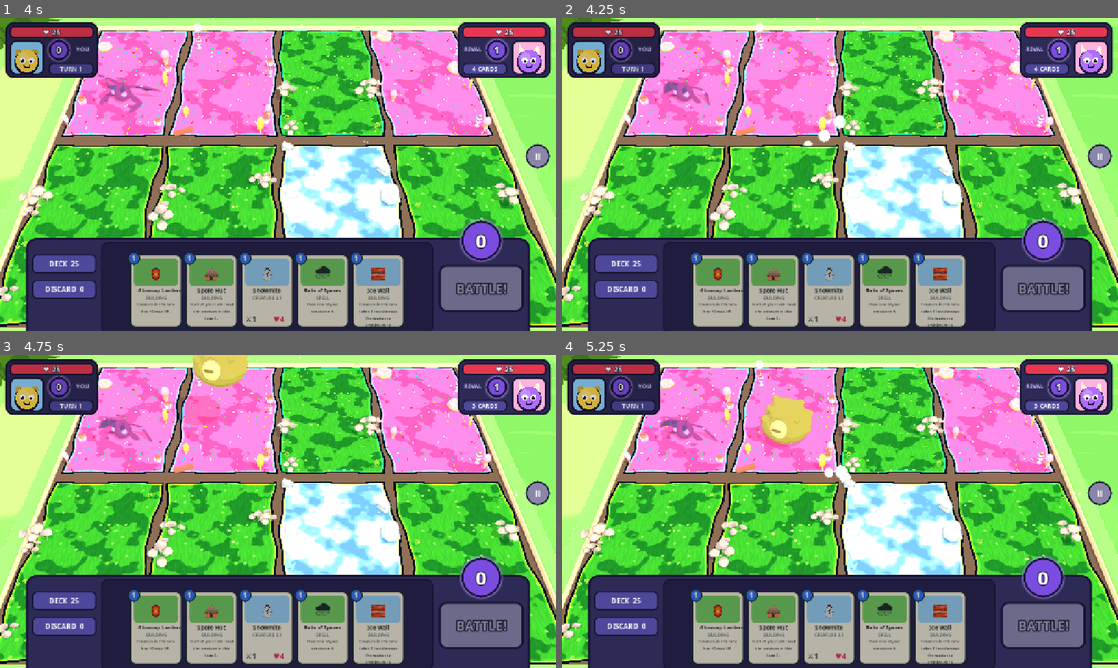
Above: before the commit, frames 1-4 (two rows, left to right).
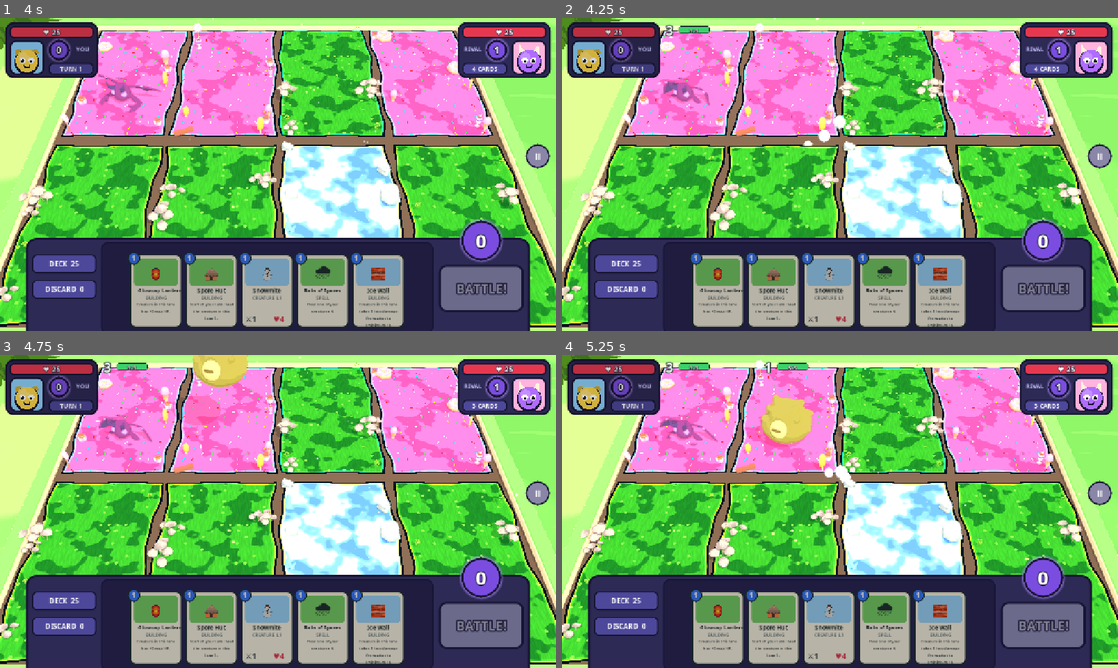
Above: after the commit, the same moments.

Repository: muriarty1893/cardwards
Game: Godot game, scene res://menus/main_menu.tscn
Two runs of this game, one before a commit and one after it. Both use one fixed random seed, a clock stepped at 60 frames per second and the inputs below.
Inputs (mouse positions are in pixels of both pictures, inside the frame that each line leads up to):
- Up to frame 1 (4 s): click "Easy" at 0.5 s; click "Easy" at 1.25 s; click "PLAY" at 2 s; drag from (155, 290) to (333, 105) at 2.77 s; drag from (155, 290) to (250, 237) at 3.52 s
- Up to frame 2 (4.25 s): no input
- Up to frame 3 (4.75 s): move the mouse to (155, 627) at 4.27 s; click (155, 627) at 4.42 s
- Up to frame 4 (5.25 s): drag from (773, 627) to (673, 464) at 5.02 s

Frame 1 is identical in both runs. In frame 2, 0.2% of the frame differs, in the area x 18-27%, y 2-6%; in frame 3, 0.2%; in frame 4, 0.4%, in the area x 18-45%, y 2-6%.

Commit message:
feat: on-board stat bars, boop buttons and hover card
Co-Authored-By: Claude Opus 5.5 <noreply@anthropic.com>
Claude-Session: https://claude.ai/code/session_01KWhDzHoaJZoxty1TDdYE3R

Diff:
--- a/tests/fixtures.gd
+++ b/tests/fixtures.gd
@@ -50,3 +50,26 @@
 static func fill_deck(s: GameState, p: int, id: StringName, n: int) -> void:
 	for i: int in n:
 		s.players[p].deck.append(CardDB.card(id))
+
+
+## Loads the real match scene (blaze_rush vs deep_freeze, seed 1) at high playback speed and
+## waits for the human's turn. Returns null if the human turn is never reached.
+static func load_match() -> MatchController:
+	var tree := Engine.get_main_loop() as SceneTree
+	var session: Node = tree.root.get_node("Session")
+	session.set("player_deck", &"blaze_rush")
+	session.set("ai_deck", &"deep_freeze")
+	session.set("seed", 1)
+	var m := (load("res://view/match.tscn") as PackedScene).instantiate() as MatchController
+	tree.root.add_child(m)
+	await tree.process_frame
+	m.player.speed = 8.0
+	m.pace = 8.0
+	# Wait out the opening (and the AI's first turn if it won the coin flip).
+	var waited: int = 0
+	while (m.busy or m.state.active != MatchController.HUMAN) and waited < 3000:
+		await tree.process_frame
+		waited += 1
+	if m.busy or m.state.active != MatchController.HUMAN:
+		return null
+	return m
--- a/tests/test_board_fit.gd
+++ b/tests/test_board_fit.gd
@@ -44,3 +44,21 @@
 		assert_true(not Board.INNER_CLEAR.has_point(Vector2(v.x, v.z)), "prop %s outside board" % v)
 	(r[0] as Node).free()
 	return true
+
+
+func test_bars_fit_view() -> bool:
+	for size: Vector2i in SIZES:
+		var r: Array = await _rig(size)
+		var cam: Camera3D = (r[1] as CameraRig).camera
+		var board: Board = r[2]
+		var screen := Rect2(0, 0, size.x, size.y)
+		var corner_l := Rect2(Vector2(12, 10), Hud.CORNER)
+		var corner_r := Rect2(Vector2(size.x - 12 - Hud.CORNER.x, 10), Hud.CORNER)
+		for p: int in 2:
+			for l: int in 4:
+				var bar: Rect2 = UnitOverlay.bar_rect_at(cam, board.anchor(p, l) + Vector3(0, 1.85, 0), [corner_l, corner_r])
+				assert_true(screen.encloses(bar), "bar p%d l%d on screen at %s (%s)" % [p, l, size, bar])
+				assert_true(not bar.intersects(corner_l) and not bar.intersects(corner_r), "bar p%d l%d clear of corners at %s" % [p, l, size])
+				assert_true(bar.end.y <= size.y - Hud.TRAY_H, "bar p%d l%d above tray at %s" % [p, l, size])
+		(r[0] as Node).free()
+	return true
--- a/tests/test_input_flow.gd
+++ b/tests/test_input_flow.gd
@@ -3,22 +3,8 @@
 
 
 func _load_match() -> MatchController:
-	var tree := Engine.get_main_loop() as SceneTree
-	var session: Node = tree.root.get_node("Session")
-	session.set("player_deck", &"blaze_rush")
-	session.set("ai_deck", &"deep_freeze")
-	session.set("seed", 1)
-	var m := (load("res://view/match.tscn") as PackedScene).instantiate() as MatchController
-	tree.root.add_child(m)
-	await tree.process_frame
-	m.player.speed = 8.0
-	m.pace = 8.0
-	# Wait out the opening (and the AI's first turn if it won the coin flip).
-	var waited: int = 0
-	while (m.busy or m.state.active != MatchController.HUMAN) and waited < 3000:
-		await tree.process_frame
-		waited += 1
-	assert_true(not m.busy and m.state.active == MatchController.HUMAN, "human's turn reached")
+	var m: MatchController = await Fx.load_match()
+	assert_true(m != null, "human's turn reached")
 	return m
 
 
--- /dev/null
+++ b/tests/test_overlay.gd
@@ -0,0 +1,69 @@
+extends TestCase
+## Stat bars, boop buttons and hover lookups follow the game state and the pieces.
+
+
+func test_stats_match_state() -> bool:
+	var m: MatchController = await Fx.load_match()
+	assert_true(m != null, "match loaded")
+	Fx.put_creature(m.state, 0, 1, &"magmaw", 2)
+	Fx.put_creature(m.state, 1, 2, &"mossback", 0)
+	Fx.put_building(m.state, 0, 1, &"kiln_tower")
+	m.sync_all()
+	await (Engine.get_main_loop() as SceneTree).process_frame
+	var e: Dictionary = m.overlay.entry(0, 1)
+	assert_eq(e["atk"], Rules.effective_attack(m.state, 0, 1), "atk with kiln")
+	assert_eq(e["hp"], 2, "hp left 4-2")
+	assert_eq(e["max"], 4, "max hp")
+	assert_eq(e["bar_color"], Color("#ffcf3a"), "50% is yellow")
+	assert_true(not m.overlay.entry(0, 0)["visible"], "empty lane hidden")
+	m.queue_free()
+	return true
+
+func test_boop_button_matches_rules() -> bool:
+	var m: MatchController = await Fx.load_match()
+	Fx.put_creature(m.state, 0, 0, &"gumdrop")    # on_boop
+	Fx.put_creature(m.state, 0, 1, &"cinderpup")  # no boop
+	m.sync_all(); m.refresh_ui()
+	await (Engine.get_main_loop() as SceneTree).process_frame
+	assert_true(m.overlay.boop_button(0).visible and not m.overlay.boop_button(0).disabled, "gumdrop boop ready")
+	assert_true(not m.overlay.boop_button(1).visible, "no button without boop")
+	m.overlay.boop_button(0).pressed.emit()
+	await (Engine.get_main_loop() as SceneTree).create_timer(1.0).timeout
+	assert_true(m.state.players[0].lanes[0].creature.acted, "boop resolved via button")
+	m.queue_free()
+	return true
+
+func test_boop_buttons_disabled_while_busy() -> bool:
+	var m: MatchController = await Fx.load_match()
+	Fx.put_creature(m.state, 0, 0, &"gumdrop")
+	m.sync_all()
+	m.busy = true
+	m.refresh_ui()
+	await (Engine.get_main_loop() as SceneTree).process_frame
+	assert_true(m.overlay.boop_button(0).disabled, "disabled while busy")
+	m.queue_free()
+	return true
+
+func test_overlay_follows_swap() -> bool:
+	var m: MatchController = await Fx.load_match()
+	Fx.put_creature(m.state, 0, 0, &"gumdrop")
+	Fx.put_creature(m.state, 0, 3, &"magmaw")
+	m.sync_all()
+	var i: int = Fx.give(m.state, 0, &"swap_trick")
+	m.state.players[0].magic = 5
+	await m.perform(Action.play(0, i, -1, [{"player": 0, "lane": 0}, {"player": 0, "lane": 3}]))
+	await (Engine.get_main_loop() as SceneTree).process_frame
+	assert_eq(m.overlay.entry(0, 0)["atk"], Rules.effective_attack(m.state, 0, 0), "lane 0 shows magmaw now")
+	assert_true(m.overlay.boop_button(3).visible, "gumdrop's button moved to lane 3")
+	m.queue_free()
+	return true
+
+func test_piece_at_finds_creature() -> bool:
+	var m: MatchController = await Fx.load_match()
+	Fx.put_creature(m.state, 1, 2, &"mossback")
+	m.sync_all()
+	var at: Vector2 = m.rig.camera.unproject_position(m.board.anchor(1, 2) + Vector3(0, 0.5, 0))
+	var hit: Dictionary = m.overlay.piece_at(at)
+	assert_eq(hit.get("lane", -1), 2, "lane"); assert_eq(hit.get("player", -1), 1, "player")
+	m.queue_free()
+	return true
--- a/view/input_controller.gd
+++ b/view/input_controller.gd
@@ -133,18 +133,36 @@
 			_send()
 		return
 	if mode == Mode.IDLE and t["player"] == _human():
-		var cr: GameState.CreatureState = _state().players[_human()].lanes[t["lane"]].creature
-		if cr == null:
-			return
-		if cr.card.trigger != &"on_boop":
-			match_ctl.toast.show_message("%s has no boop ability" % cr.card.display_name)
-			return
-		var err: String = Rules.validate(_state(), Action.boop(_human(), t["lane"], []))
-		if err != "" and err != "Invalid target":
-			match_ctl.toast.show_message(err)
-			return
-		_card = cr.card
-		_begin_card_targets(-1, t["lane"], true)
+		request_boop(t["lane"])
+
+
+## True when the human's creature in `lane` can boop right now (targets may still be needed).
+func can_boop(lane: int) -> bool:
+	if not enabled or mode != Mode.IDLE:
+		return false
+	var cr: GameState.CreatureState = _state().players[_human()].lanes[lane].creature
+	if cr == null or cr.card.trigger != &"on_boop":
+		return false
+	var err: String = Rules.validate(_state(), Action.boop(_human(), lane, []))
+	return err == "" or err == "Invalid target"
+
+
+## Boop the human's creature in `lane` (from a creature click or its BOOP button).
+func request_boop(lane: int) -> void:
+	if not enabled:
+		return
+	var cr: GameState.CreatureState = _state().players[_human()].lanes[lane].creature
+	if cr == null:
+		return
+	if cr.card.trigger != &"on_boop":
+		match_ctl.toast.show_message("%s has no boop ability" % cr.card.display_name)
+		return
+	var err: String = Rules.validate(_state(), Action.boop(_human(), lane, []))
+	if err != "" and err != "Invalid target":
+		match_ctl.toast.show_message(err)
+		return
+	_card = cr.card
+	_begin_card_targets(-1, lane, true)
 
 
 func cancel() -> void:
--- a/view/match.gd
+++ b/view/match.gd
@@ -16,6 +16,7 @@
 var player: EventPlayer
 var timing_bar: TimingBar
 var results: Results
+var overlay: UnitOverlay
 var ai: AIPlayer
 var difficulty: AIPlayer.Difficulty = AIPlayer.Difficulty.MEDIUM
 const AI_PAUSE := 0.6
@@ -86,7 +87,15 @@
 
 
 func _build_ui() -> void:
+	# Stat bars and BOOP buttons sit under the HUD layer.
+	var over_layer := CanvasLayer.new()
+	over_layer.layer = 1
+	add_child(over_layer)
+	overlay = UnitOverlay.new()
+	over_layer.add_child(overlay)
+	overlay.set_anchors_and_offsets_preset(Control.PRESET_FULL_RECT)
 	var layer := CanvasLayer.new()
+	layer.layer = 2
 	add_child(layer)
 	var root := Control.new()
 	root.mouse_filter = Control.MOUSE_FILTER_IGNORE
@@ -120,6 +129,7 @@
 	player.m = self
 	add_child(player)
 	input.action_requested.connect(_on_action_requested)
+	overlay.setup(self)
 	hud.end_turn_pressed.connect(_on_end_turn_pressed)
 	hud.menu_requested.connect(func() -> void: get_tree().change_scene_to_file("res://menus/main_menu.tscn"))
 
@@ -145,6 +155,7 @@
 	input.enabled = can_act
 	hand.enabled = can_act
 	hud.set_input_enabled(can_act or paused)
+	overlay.refresh(state)
 
 
 ## Validate, apply, and play the resulting events with input locked.
@@ -278,3 +289,4 @@
 			var cr: GameState.CreatureState = state.players[p].lanes[l].creature
 			if v and cr:
 				v.set_frozen(cr.is_frozen())
+	overlay.refresh(state)
--- a/view/ui/hud.gd
+++ b/view/ui/hud.gd
@@ -83,6 +83,11 @@
 	for i: int in 6:
 		tw.tween_property(p, "position", base + Vector2(randf_range(-6, 6), randf_range(-3, 3)), 0.04)
 	tw.tween_property(p, "position", base, 0.05)
+
+
+## Screen rects of the two hero corner panels (stat bars keep out of them).
+func corner_rects() -> Array[Rect2]:
+	return [_you.get_global_rect(), _rival.get_global_rect()]
 
 
 func hero_screen_pos(human_side: bool) -> Vector2:
--- /dev/null
+++ b/view/ui/unit_overlay.gd
@@ -0,0 +1,303 @@
+class_name UnitOverlay
+extends Control
+## Screen-space info that follows the pieces on the board: an attack number and a health bar
+## above each creature, a badge on each building, a BOOP button on each of the human's lanes
+## and an enlarged card when the mouse hovers a piece. Values come from the game state.
+
+const BAR_SIZE := Vector2(110, 40)
+const GREEN := Color("#3ad16a")
+const YELLOW := Color("#ffcf3a")
+const RED := Color("#e5384f")
+const BOOP_SIZE := Vector2(96, 34)
+const BOOP_READY := Color("#ffcf3a")
+const BOOP_OFF := Color("#8a86a8")
+const DRAIN := 0.3
+const HOVER_SCALE := 1.6
+## Building badge glyph by ability (icons replace these in Task 9).
+const BADGE: Dictionary = {
+	&"heal_lane_creature_1": "✚", &"lane_max_hp_3": "♥", &"lane_atk_2": "⚔", &"dmg_enemy_hero_1": "☁",
+	&"lane_atk_1_hp_1": "⚔", &"gain_magic_1": "◆", &"lane_damage_minus_1": "⛨", &"opposing_atk_minus_1": "▼",
+}
+
+var _m: MatchController
+var _entries: Array[Array] = []
+var _bars: Array[Array] = []
+var _badges: Array[Array] = []
+var _boops: Array[Button] = []
+var _hover: CardWidget
+var _hover_key: String = ""
+
+
+func _init() -> void:
+	mouse_filter = Control.MOUSE_FILTER_IGNORE
+	for p: int in 2:
+		_entries.append([{}, {}, {}, {}])
+		_bars.append([])
+		_badges.append([])
+
+
+func setup(m: MatchController) -> void:
+	_m = m
+	for p: int in 2:
+		for l: int in 4:
+			var bar := _make_bar()
+			add_child(bar)
+			_bars[p].append(bar)
+			var badge := _make_badge()
+			add_child(badge)
+			_badges[p].append(badge)
+	for l: int in 4:
+		var b := Button.new()
+		b.name = "Boop%d" % l
+		b.text = "BOOP"
+		b.size = BOOP_SIZE
+		b.custom_minimum_size = BOOP_SIZE
+		b.visible = false
+		b.focus_mode = Control.FOCUS_NONE
+		b.mouse_filter = Control.MOUSE_FILTER_STOP
+		_style_boop(b)
+		b.pressed.connect(func() -> void: _m.input.request_boop(l))
+		add_child(b)
+		_boops.append(b)
+
+
+func entry(p: int, l: int) -> Dictionary:
+	var e: Dictionary = _entries[p][l]
+	if e.is_empty():
+		return {"visible": false, "atk": 0, "hp": 0, "max": 0, "bar_color": GREEN}
+	return e
+
+
+func boop_button(l: int) -> Button:
+	return _boops[l]
+
+
+static func bar_color(hp: int, max_hp: int) -> Color:
+	var r: float = float(hp) / float(maxi(max_hp, 1))
+	if r > 0.6:
+		return GREEN
+	if r >= 0.3:
+		return YELLOW
+	return RED
+
+
+## Screen rect of a stat bar for a creature whose head is at `head` (world): centred 24 px
+## above the head, kept inside the screen and pushed sideways out of any `avoid` rect
+## (the hero corners), toward the middle of the screen.
+static func bar_rect_at(cam: Camera3D, head: Vector3, avoid: Array[Rect2] = []) -> Rect2:
+	var c: Vector2 = cam.unproject_position(head) - Vector2(0, 24)
+	var r := Rect2(c - BAR_SIZE / 2.0, BAR_SIZE)
+	var vp: Vector2 = cam.get_viewport().get_visible_rect().size
+	r.position.x = clampf(r.position.x, 4.0, vp.x - BAR_SIZE.x - 4.0)
+	r.position.y = clampf(r.position.y, 4.0, vp.y - BAR_SIZE.y - 4.0)
+	for a: Rect2 in avoid:
+		if r.intersects(a):
+			if a.get_center().x < vp.x / 2.0:
+				r.position.x = a.end.x + 4.0
+			else:
+				r.position.x = a.position.x - BAR_SIZE.x - 4.0
+	return r
+
+
+func refresh(s: GameState) -> void:
+	for p: int in 2:
+		for l: int in 4:
+			var lane: GameState.LaneState = s.players[p].lanes[l]
+			var cr: GameState.CreatureState = lane.creature
+			if cr == null:
+				_entries[p][l] = {}
+			else:
+				var max_hp: int = Rules.effective_max_hp(s, p, l)
+				var hp: int = max_hp - cr.damage
+				_entries[p][l] = {"visible": true, "atk": Rules.effective_attack(s, p, l), "hp": hp, "max": max_hp, "bar_color": bar_color(hp, max_hp)}
+			_update_bar(_bars[p][l], _entries[p][l])
+			var badge: Control = _badges[p][l]
+			badge.visible = lane.building != null
+			if lane.building:
+				(badge.get_child(0) as Label).text = BADGE.get(lane.building.ability_id, "★")
+	for l: int in 4:
+		var cr: GameState.CreatureState = s.players[MatchController.HUMAN].lanes[l].creature
+		var b: Button = _boops[l]
+		b.visible = cr != null and cr.card.trigger == &"on_boop"
+		b.disabled = not (b.visible and _m.input.can_boop(l) and not _m.busy)
+		_style_boop(b)
+
+
+## The piece under a screen point: {"player", "lane", "kind"} or {}.
+func piece_at(screen: Vector2) -> Dictionary:
+	var cam: Camera3D = _m.rig.camera
+	for p: int in 2:
+		for l: int in 4:
+			var v: Variant = _m.creature_views[p][l]
+			if is_instance_valid(v) and _piece_rect(cam, (v as CreatureView).global_position, (v as CreatureView).height).has_point(screen):
+				return {"player": p, "lane": l, "kind": &"creature"}
+			var b: Variant = _m.building_views[p][l]
+			if is_instance_valid(b) and _piece_rect(cam, (b as Node3D).global_position + Vector3(0, CreatureView.BASE_Y, 0), BuildingView.HEIGHT).has_point(screen):
+				return {"player": p, "lane": l, "kind": &"building"}
+	return {}
+
+
+func _piece_rect(cam: Camera3D, origin: Vector3, h: float) -> Rect2:
+	var feet: Vector2 = cam.unproject_position(origin + Vector3(0, Island.TOP_Y - CreatureView.BASE_Y, 0))
+	var head: Vector2 = cam.unproject_position(origin + Vector3(0, Island.TOP_Y - CreatureView.BASE_Y + h, 0))
+	var tall: float = maxf(feet.y - head.y, 20.0)
+	var w: float = tall * 0.9 + 20.0
+	return Rect2(feet.x - w / 2.0, head.y, w, tall)
+
+
+func _process(_delta: float) -> void:
+	if _m == null or _m.rig == null:
+		return
+	var cam: Camera3D = _m.rig.camera
+	for p: int in 2:
+		for l: int in 4:
+			var bar: Control = _bars[p][l]
+			var v: Variant = _m.creature_views[p][l]
+			var show: bool = bool(entry(p, l)["visible"]) and is_instance_valid(v)
+			bar.visible = show
+			if show:
+				var cv := v as CreatureView
+				bar.position = bar_rect_at(cam, cv.global_position + Vector3(0, cv.height + 0.15, 0), _m.hud.corner_rects()).position
+			var badge: Control = _badges[p][l]
+			var bv: Variant = _m.building_views[p][l]
+			if badge.visible and is_instance_valid(bv):
+				badge.position = cam.unproject_position((bv as Node3D).global_position + Vector3(0, BuildingView.HEIGHT + 0.25, 0)) - badge.size / 2.0
+	for l: int in 4:
+		if _boops[l].visible:
+			_boops[l].position = cam.unproject_position(_m.board.anchor(MatchController.HUMAN, l) + Vector3(0, 0, 0.95)) - BOOP_SIZE / 2.0
+	_update_hover()
+
+
+func _update_hover() -> void:
+	var hit: Dictionary = {}
+	var blocked: bool = _m.input.mode != InputController.Mode.IDLE or _m.hud.is_paused() or _m.results.visible
+	if not blocked:
+		hit = piece_at(get_viewport().get_mouse_position())
+	var key: String = "" if hit.is_empty() else "%d:%d:%s" % [hit["player"], hit["lane"], hit["kind"]]
+	if key == _hover_key:
+		return
+	_hover_key = key
+	if _hover:
+		_hover.queue_free()
+		_hover = null
+	if hit.is_empty():
+		return
+	var lane: GameState.LaneState = _m.state.players[hit["player"]].lanes[hit["lane"]]
+	var c: CardData = lane.creature.card if hit["kind"] == &"creature" and lane.creature else lane.building
+	if c == null:
+		return
+	_hover = CardWidget.new()
+	_hover.setup(c, -1)
+	_hover.mouse_filter = Control.MOUSE_FILTER_IGNORE
+	_hover.pivot_offset = Vector2.ZERO
+	_hover.scale = Vector2.ONE * HOVER_SCALE
+	add_child(_hover)
+	var view: Variant = _m.creature_views[hit["player"]][hit["lane"]] if hit["kind"] == &"creature" else _m.building_views[hit["player"]][hit["lane"]]
+	if not is_instance_valid(view):
+		return
+	var at: Vector2 = _m.rig.camera.unproject_position((view as Node3D).global_position + Vector3(0, 0.6, 0))
+	var size_px: Vector2 = CardWidget.SIZE * HOVER_SCALE
+	var pos := Vector2(at.x + 60.0, at.y - size_px.y / 2.0)
+	if pos.x + size_px.x > size.x:
+		pos.x = at.x - 60.0 - size_px.x
+	pos.x = clampf(pos.x, 0.0, maxf(0.0, size.x - size_px.x))
+	pos.y = clampf(pos.y, 0.0, maxf(0.0, size.y - size_px.y))
+	_hover.position = pos
+
+
+# --- Widgets -----------------------------------------------------------------
+
+func _make_bar() -> Control:
+	var root := Control.new()
+	root.size = BAR_SIZE
+	root.mouse_filter = Control.MOUSE_FILTER_IGNORE
+	root.visible = false
+	var atk := UiStyle.bold(UiStyle.label("0", 30, Color.WHITE))
+	atk.name = "Atk"
+	atk.position = Vector2(0, 0)
+	atk.size = Vector2(36, 40)
+	atk.horizontal_alignment = HORIZONTAL_ALIGNMENT_CENTER
+	atk.vertical_alignment = VERTICAL_ALIGNMENT_CENTER
+	atk.add_theme_color_override("font_outline_color", Palette.INK)
+	atk.add_theme_constant_override("outline_size", 9)
+	root.add_child(atk)
+	var back := Panel.new()
+	back.name = "Back"
+	back.position = Vector2(38, 11)
+	back.size = Vector2(72, 18)
+	back.mouse_filter = Control.MOUSE_FILTER_IGNORE
+	var sb := StyleBoxFlat.new()
+	sb.bg_color = Color("#1f2a2a")
+	sb.border_color = Palette.INK
+	sb.set_border_width_all(2)
+	sb.set_corner_radius_all(6)
+	back.add_theme_stylebox_override("panel", sb)
+	root.add_child(back)
+	var fill := ColorRect.new()
+	fill.name = "Fill"
+	fill.position = Vector2(2, 2)
+	fill.size = Vector2(68, 14)
+	fill.color = GREEN
+	fill.mouse_filter = Control.MOUSE_FILTER_IGNORE
+	back.add_child(fill)
+	var txt := UiStyle.bold(UiStyle.label("0/0", 12, Color.WHITE))
+	txt.name = "Text"
+	txt.size = back.size
+	txt.horizontal_alignment = HORIZONTAL_ALIGNMENT_CENTER
+	txt.vertical_alignment = VERTICAL_ALIGNMENT_CENTER
+	txt.add_theme_color_override("font_outline_color", Palette.INK)
+	txt.add_theme_constant_override("outline_size", 5)
+	back.add_child(txt)
+	return root
+
+
+func _update_bar(bar: Control, e: Dictionary) -> void:
+	if e.is_empty():
+		return
+	(bar.get_node("Atk") as Label).text = str(e["atk"])
+	(bar.get_node("Back/Text") as Label).text = "%d/%d" % [e["hp"], e["max"]]
+	var fill := bar.get_node("Back/Fill") as ColorRect
+	var w: float = 68.0 * clampf(float(e["hp"]) / float(maxi(e["max"], 1)), 0.0, 1.0)
+	var tw := fill.create_tween().set_parallel(true)
+	tw.tween_property(fill, "size:x", w, DRAIN)
+	tw.tween_property(fill, "color", e["bar_color"] as Color, DRAIN)
+
+
+func _make_badge() -> Control:
+	var badge := Panel.new()
+	badge.size = Vector2(30, 30)
+	badge.mouse_filter = Control.MOUSE_FILTER_IGNORE
+	badge.visible = false
+	var sb := StyleBoxFlat.new()
+	sb.bg_color = Color("#fff8e8")
+	sb.border_color = Palette.INK
+	sb.set_border_width_all(3)
+	sb.set_corner_radius_all(15)
+	badge.add_theme_stylebox_override("panel", sb)
+	var l := UiStyle.bold(UiStyle.label("★", 16))
+	l.size = badge.size
+	l.horizontal_alignment = HORIZONTAL_ALIGNMENT_CENTER
+	l.vertical_alignment = VERTICAL_ALIGNMENT_CENTER
+	badge.add_child(l)
+	return badge
+
+
+func _style_boop(b: Button) -> void:
+	var ready: bool = not b.disabled
+	b.add_theme_font_size_override("font_size", 16)
+	for st: String in ["normal", "hover", "pressed", "disabled", "focus"]:
+		var sb := StyleBoxFlat.new()
+		sb.bg_color = BOOP_READY if ready else BOOP_OFF
+		if st == "hover" and ready:
+			sb.bg_color = BOOP_READY.lightened(0.2)
+		if st == "pressed":
+			sb.bg_color = BOOP_READY.darkened(0.15)
+		sb.border_color = Palette.INK
+		sb.set_border_width_all(3)
+		sb.set_corner_radius_all(12)
+		if ready:
+			sb.shadow_color = Color(BOOP_READY, 0.7)
+			sb.shadow_size = 6
+		b.add_theme_stylebox_override(st, sb)
+	for c: String in ["font_color", "font_hover_color", "font_pressed_color", "font_focus_color", "font_disabled_color"]:
+		b.add_theme_color_override(c, Palette.INK if ready else Color(1, 1, 1, 0.7))
Not shown, added: tests/test_overlay.gd.uid
Not shown, added: view/ui/unit_overlay.gd.uid
